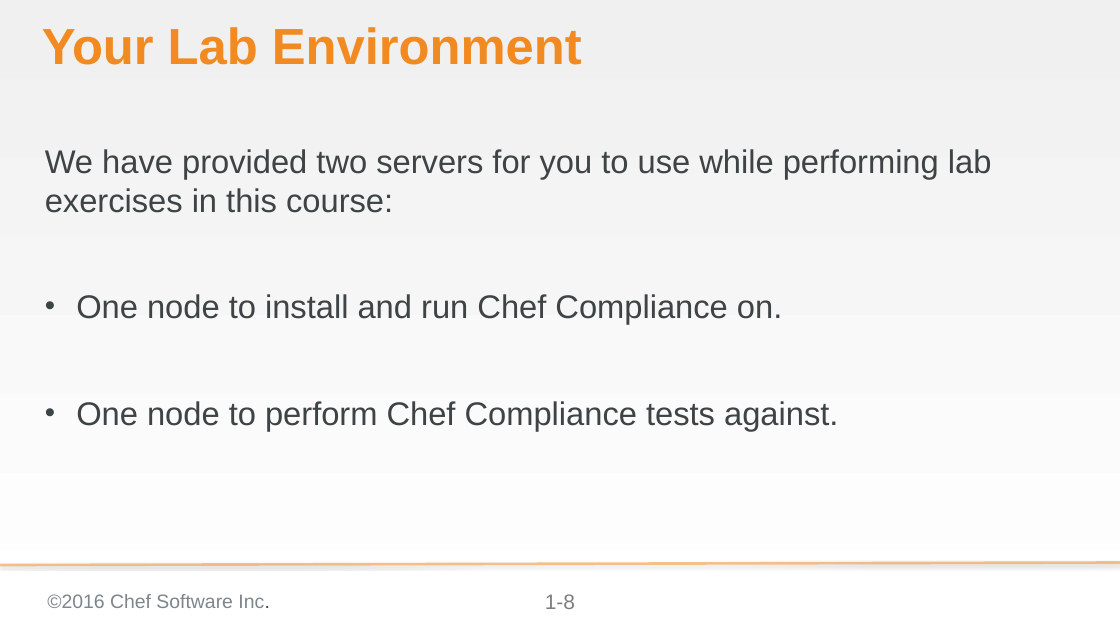
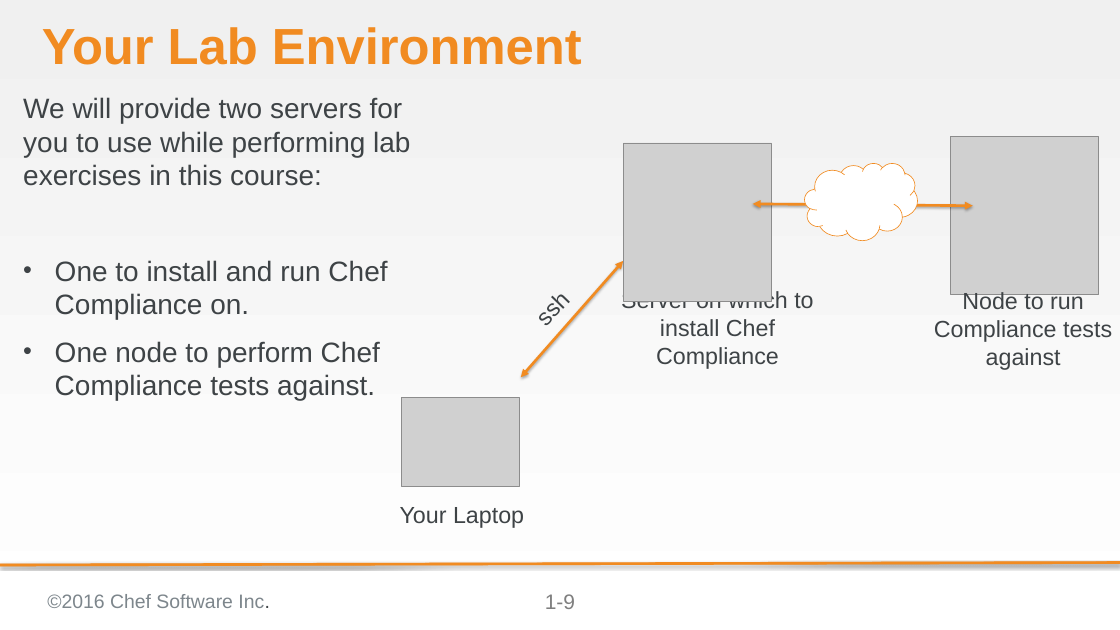
Before and after one commit to bchamby/chef-compliance-installation-configuration-operation, a slide deck: slide 9 of 01-Intro.pptx (slide 8 before the commit). Drawn at 1120x630 pixels with LibreOffice and Linux fonts; fonts in the diff are those of the drawing; grey boxes stand for pictures; background and template pictures are left out. Boxes give left, top, right and bottom in pixels: in the first picture for what was removed or moved away, otherwise in the second. Text is boxed around its words. In the diff, an @@ line names an element or a change of style, - is before the commit and + after.

```diff
--- a/01-Intro.pptx
+++ b/01-Intro.pptx
@@ text at box(23, 97, 410, 319): text changed; size 37.3 to 32 pt @@
-We have provided two servers for you to use while performing lab exercises in this course:
-• One node to install and run Chef Compliance on.
+We will provide two servers for you to use while performing lab exercises in this course:
+• One to install and run Chef Compliance on.
@@ text "We will provide two servers ...": place and size @@
-text "We will provide two servers ..." at box(45, 149, 992, 432)
+text "We will provide two servers ..." at box(23, 97, 410, 401)
@@ picture added at box(623, 143, 771, 301) @@
@@ picture added at box(951, 137, 1099, 295) @@
@@ cloud added at box(804, 163, 917, 241), fill #FFFFFF, outline #F18B21 0.75 pt @@
@@ double arrow added from (973, 206) to (753, 204), #F18B21 3 pt @@
@@ text added at box(505, 260, 608, 364), 26.7 pt, text #3E4346 @@
+ssh
@@ double arrow added from (623, 261) to (521, 377), #F18B21 3 pt @@
@@ text added at box(621, 290, 813, 369), 26.7 pt, text #3E4346 @@
+Server on which to install Chef Compliance
@@ text added at box(934, 292, 1112, 370), 26.7 pt, text #3E4346 @@
+Node to run Compliance tests against
@@ text at box(55, 341, 380, 401): size 37.3 to 32 pt in "One node to perform Chef Compliance tests ..." @@
@@ picture added at box(402, 397, 519, 486) @@
@@ text added at box(400, 507, 524, 528), 26.7 pt, text #3E4346 @@
+Your Laptop
@@ line added from (1120, 563) to (0, 565), #F18B21 3 pt @@
@@ page number at box(545, 594, 575, 609): text changed @@
-1-8
+1-9
```
Also in this commit, not shown: 1 other slide changed, 1 slide added, 3 slides removed.
